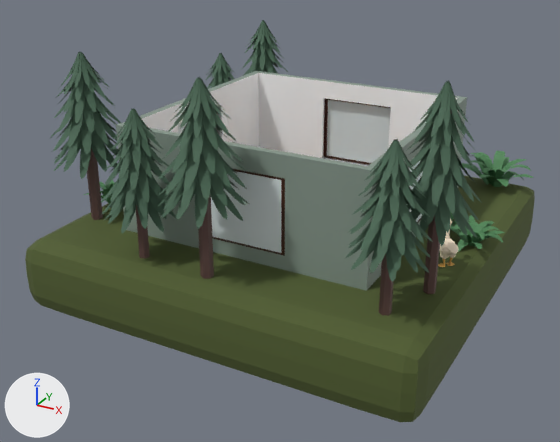
What one commit did to the OBJ model assets/environment.obj.
Rendered twice from a camera (50 mm lens) standing at (18.6, -25.7, 24.2) and looking at (-4.5, 16.5, 3.1). Lighting does not change. The marker at lower left points along +X, +Y and +Z. Where no turn or scale is listed for an object, it has been applied to the vertices.

Before the edit, the objects in view are built like this:
```python
me_cube_002 = bpy.data.meshes.new('Cube.002')
me_cube_002.from_pydata(...)  # 120 vertices, 130 faces; spans x -12.4..4.6, y 9.9..26.8, z 3.3..10.4
me_cube_002.materials.append(mat_material_001)  # picture img_hickory_floor_jpg
me_plane_002 = bpy.data.meshes.new('Plane.002')
me_plane_002.from_pydata(...)  # 1188 vertices, 638 faces; spans x -11.17..-6.72, y 5.13..9.71, z 1.93..12.53
# faces by material slot: [624, 14]
me_plane_002.materials.append(mat_material_005)  # picture img_greenstar32_32x_png
me_plane_002.materials.append(mat_material_004)  # picture img_greenstar32_32x_png
me_plane_010 = bpy.data.meshes.new('Plane.010')
me_plane_010.from_pydata(...)  # 1188 vertices, 638 faces; spans x 5.29..9.96, y 9.16..13.76, z 2.67..15.16
# faces by material slot: [624, 14]
me_plane_010.materials.append(mat_material_005)  # picture img_greenstar32_32x_png
me_plane_010.materials.append(mat_material_004)  # picture img_greenstar32_32x_png
ob_cube_002 = bpy.data.objects.new('Cube.002', me_cube_002)
ob_cube_002.location = (0.0, 0.0, 0.0)
ob_plane_002 = bpy.data.objects.new('Plane.002', me_plane_002)
ob_plane_002.location = (0.0, 0.0, 0.0)
ob_plane_010 = bpy.data.objects.new('Plane.010', me_plane_010)
ob_plane_010.location = (0.0, 0.0, 0.0)
# also in view: 'Plane.005' at (-13.3, 29.5, 8.5); 'Plane.001' at (6.3, 8.1, 7.7); 'Plane.009' at (7.9, 18.7, 3.9); 'Plane.003' at (-15.4, 10.5, 8.6); 'Plane.007' at (6.4, 29.8, 4.2)
```
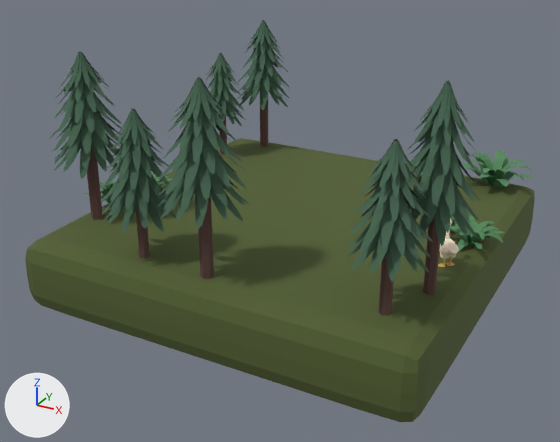
Boxes [x1, y1, x2, y2] around the edits, measured in the pictures (560 x 442 px):
'Cube.002', deleted
    before: [116, 71, 467, 291]
'Plane.004', unchanged, uncovered by the edit
    before: [206, 53, 236, 89]
    after: [206, 53, 245, 154]

Patch to the scene script:
```diff
--- a/assets/environment.obj.py
+++ b/assets/environment.obj.py
@@ ob_cube_002 @@
-ob_cube_002 = bpy.data.objects.new('Cube.002', me_cube_002)
-ob_cube_002.location = (0.0, 0.0, 0.0)
```
